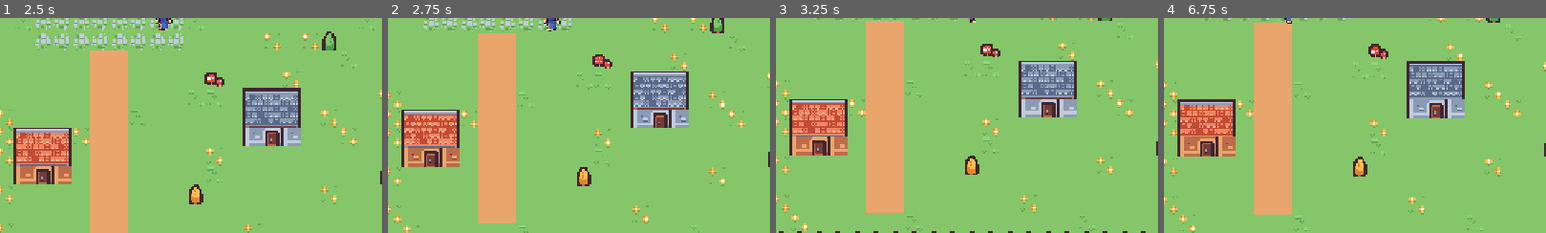
Above: before the commit, frames 1-4 (left to right).
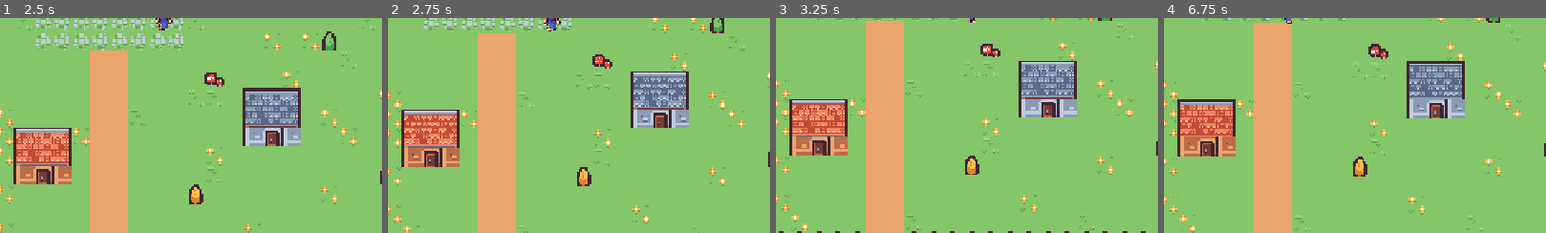
Above: after the commit, the same moments.

Repository: nkbfq763/GodotTown
Game: Godot game, scene res://scenes/title/title.tscn
Same seed, same stepped clock (60 frames per second), same inputs: the game is played once before the commit and once after it.
Inputs:
- Up to frame 1 (2.5 s): click "はじめる" at 0.5 s; hold Right (move_right) 1.28-2.03 s; hold Down (move_down) from 2.03 s (still down)
- Up to frame 2 (2.75 s): keep holding Down (move_down)
- Up to frame 3 (3.25 s): release Down (move_down) at 2.78 s; hold Right (move_right) from 2.78 s (still down)
- Up to frame 4 (6.75 s): release Right (move_right) at 3.53 s; hold Up (move_up) 3.53-4.28 s; hold Left (move_left) 4.28-5.78 s; hold Down (move_down) 5.78-6.53 s; hold Right (move_right) from 6.53 s (still down)
The pictures show only the part of the screen within x 36-86%, y 50-100%; the shares and areas given below are measured in that part.

Frame 1 is identical in both runs. In frame 2, 0.4% of the frame differs, in the area x 23-34%, y 95-100%; in frame 3, 0.9%, in the area x 23-34%, y 90-100%; in frame 4, 0.8%.

Commit message:
Extend south road to map edge so town exit gap is open
Co-Authored-By: Devin AI <158243242+devin-ai-integration[bot]@users.noreply.github.com>

Diff:
--- a/scenes/town/town.gd
+++ b/scenes/town/town.gd
@@ -48,7 +48,7 @@
 ]
 
 const PLAZA := Rect2i(16, 11, 8, 7)     # 中央広場（石畳）
-const ROAD_V := Rect2i(19, 3, 2, 25)    # 南北の道（南端が町の出口）
+const ROAD_V := Rect2i(19, 3, 2, 27)    # 南北の道（南端が町の出口）
 const ROAD_H := Rect2i(4, 14, 33, 2)    # 東西の道
 
 const SPAWN_TILE := Vector2(20, 15)
